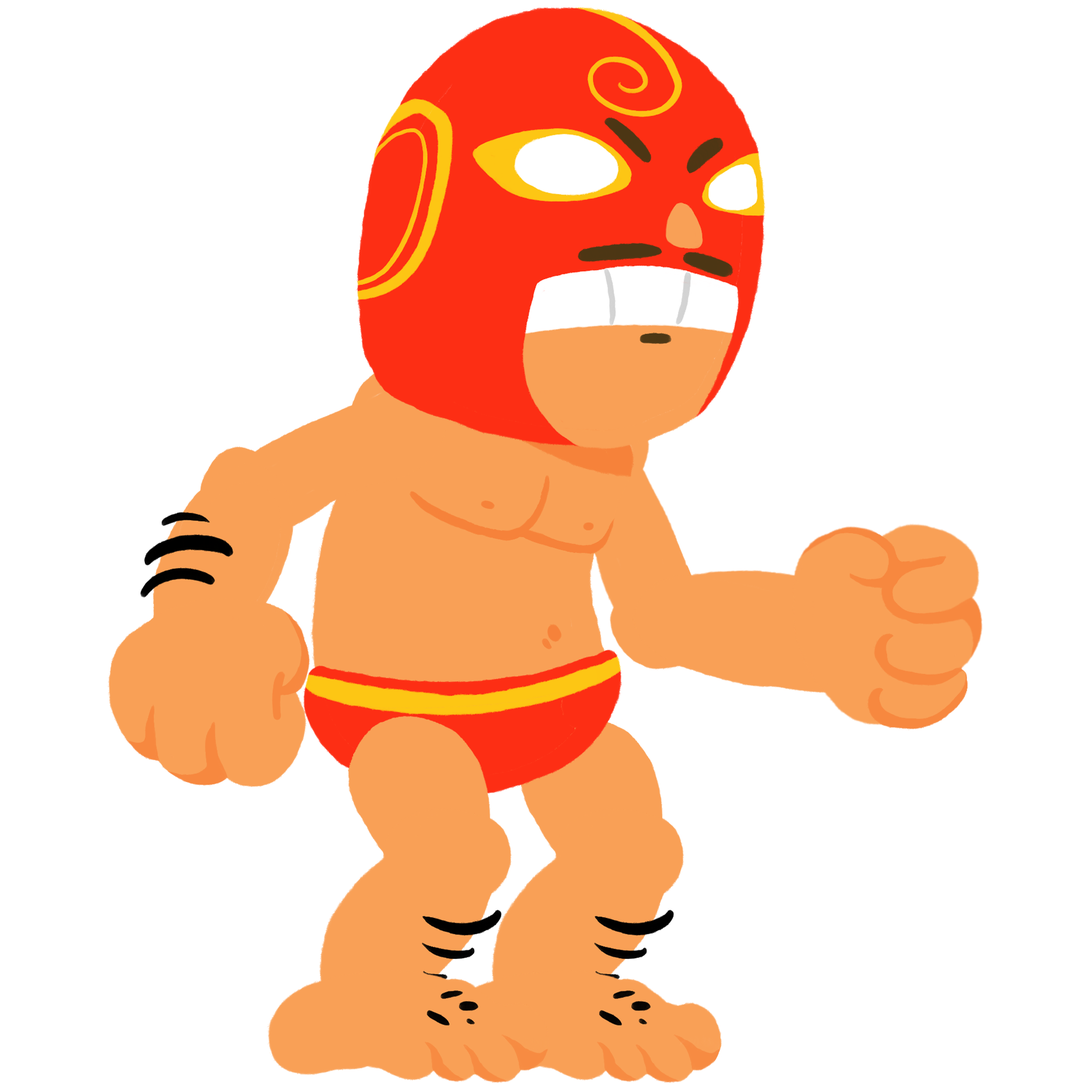
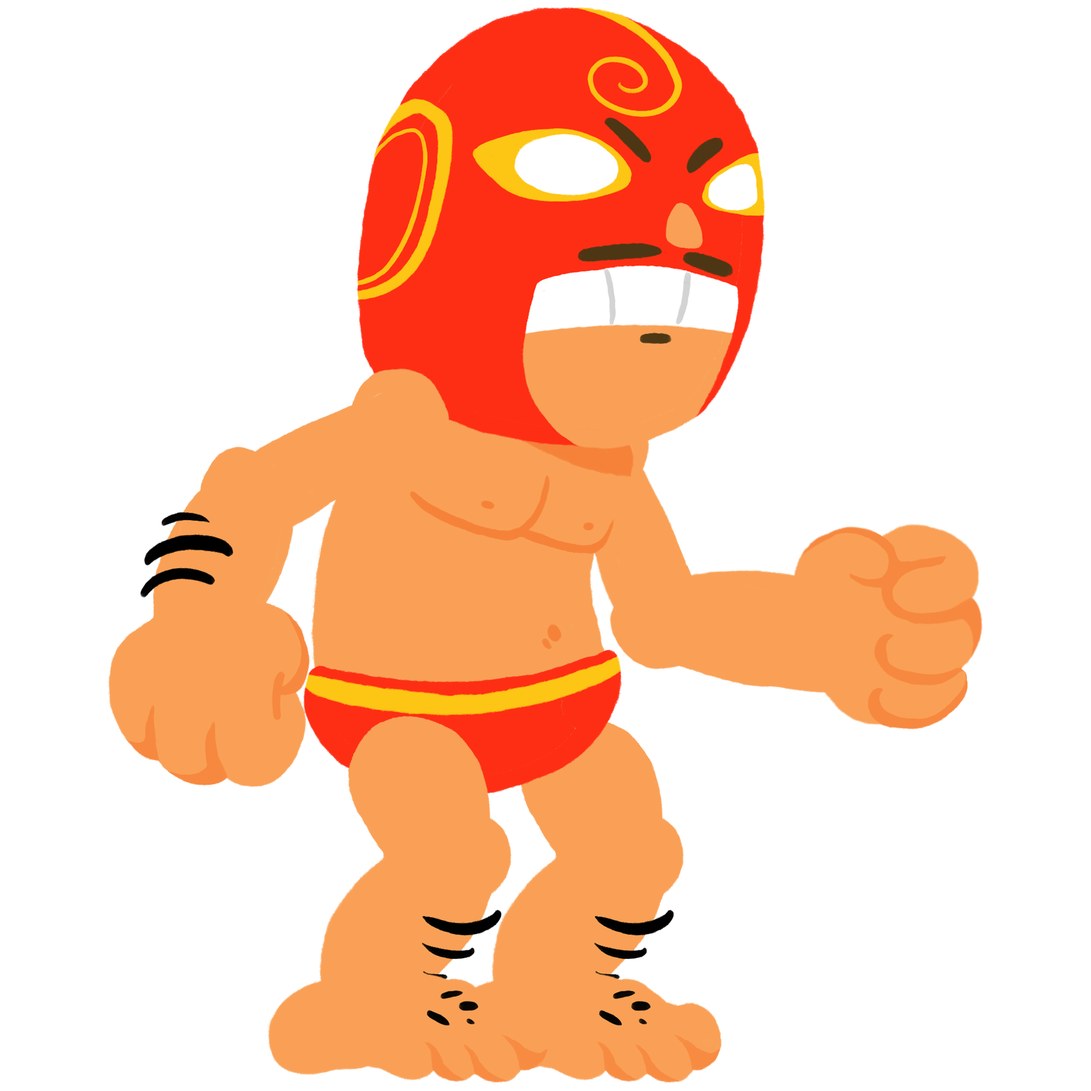
Layered file, before and after one edit (1091x1091). Changes by layer:
moved "cabeza" above "cuerpo" over <box>373,368,451,421</box>
